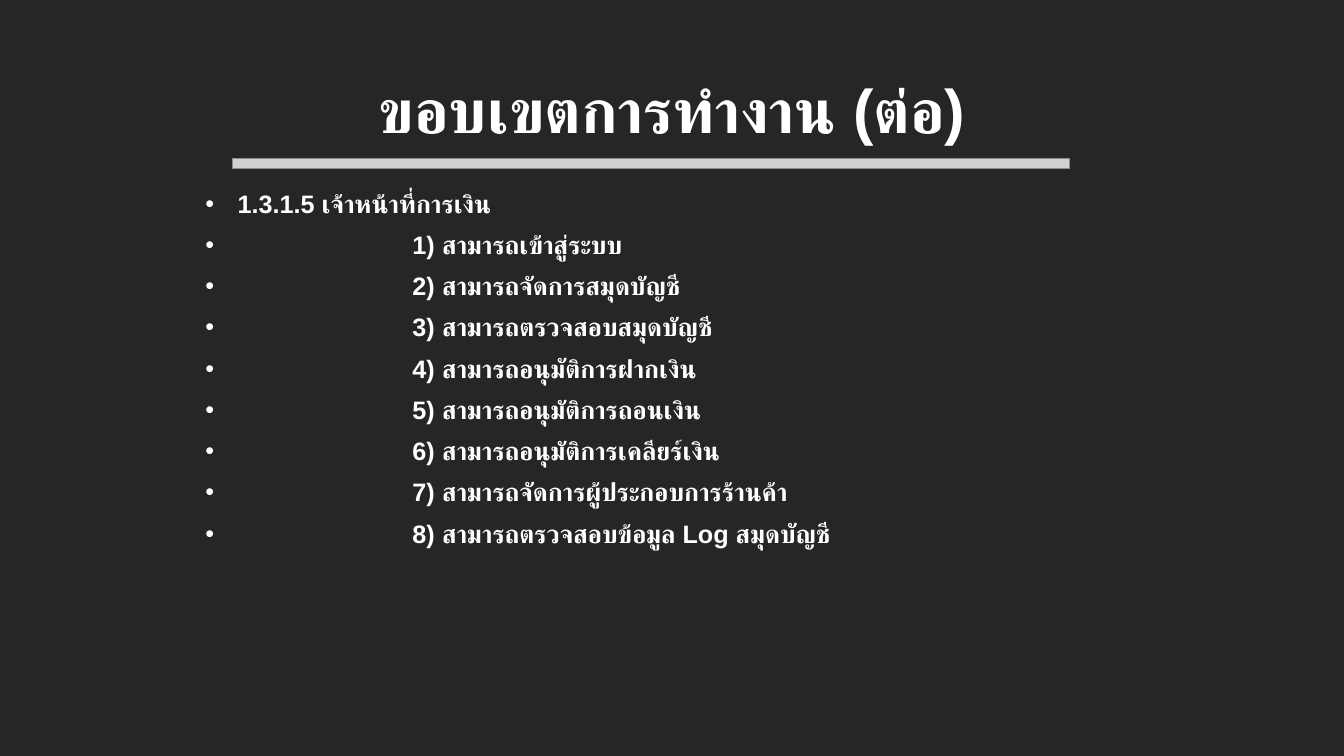
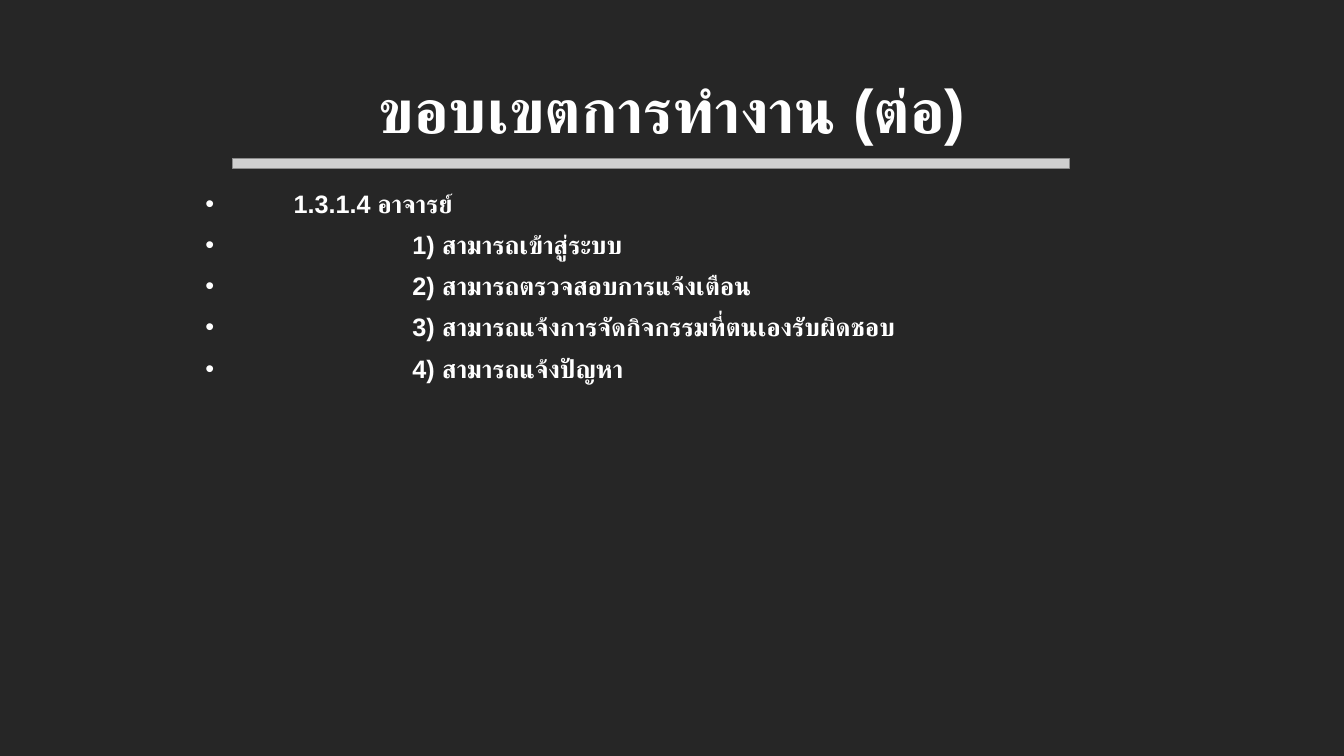
Before and after one commit to mickysara/MyBagProject, a slide deck: slide 11 of uploads/นำเสนอหัวข้อโปรเจค.pptx (slide 9 before the commit). Drawn at 1344x756 pixels with LibreOffice and Linux fonts; fonts in the diff are those of the drawing; grey boxes stand for pictures. Boxes give left, top, right and bottom in pixels: in the first picture for what was removed or moved away, otherwise in the second. Text is boxed around its words. In the diff, an @@ line names an element or a change of style, - is before the commit and + after.

```diff
--- a/uploads/นำเสนอหัวข้อโปรเจค.pptx
+++ b/uploads/นำเสนอหัวข้อโปรเจค.pptx
@@ text at (294, 194, 453, 214): text changed @@
-• 1.3.1.5 เจ้าหน้าที่การเงิน
+• 1.3.1.4 อาจารย์
@@ text at (412, 276, 895, 384): text changed @@
-• 2) สามารถจัดการสมุดบัญชี
-• 3) สามารถตรวจสอบสมุดบัญชี
-• 4) สามารถอนุมัติการฝากเงิน
-• 5) สามารถอนุมัติการถอนเงิน
-• 6) สามารถอนุมัติการเคลียร์เงิน
-• 7) สามารถจัดการผู้ประกอบการร้านค้า
-• 8) สามารถตรวจสอบข้อมูล Log สมุดบัญชี
+• 2) สามารถตรวจสอบการแจ้งเตือน
+• 3) สามารถแจ้งการจัดกิจกรรมที่ตนเองรับผิดชอบ
+• 4) สามารถแจ้งปัญหา
```
Also in this commit, not shown: 6 other slides changed, 1 slide added, 2 slides removed, 8 other files.
